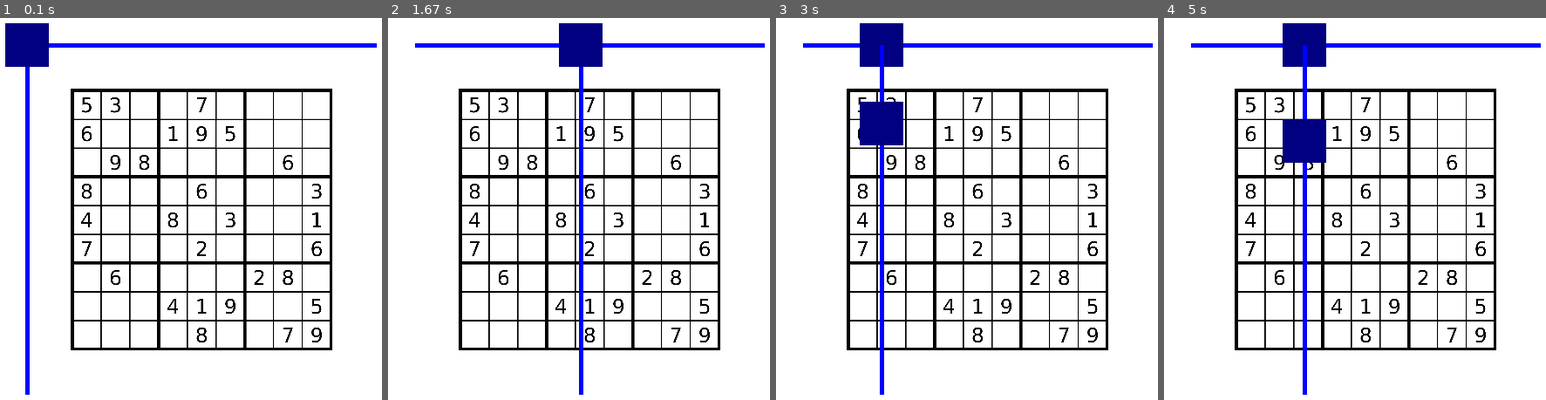
Above: before the commit, frames 1-4 (left to right).
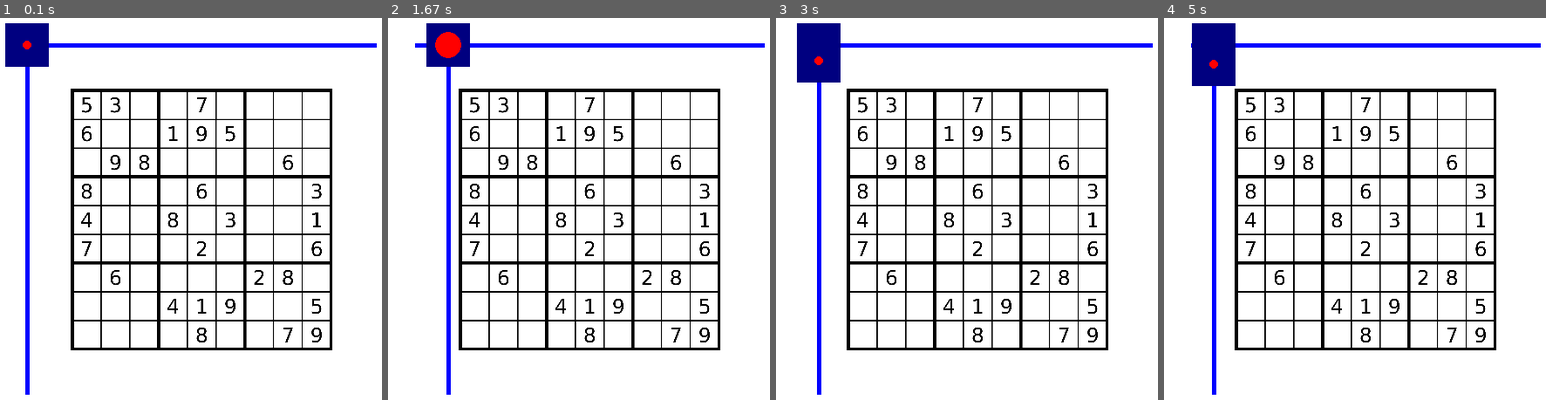
Above: after the commit, the same moments.

Repository: Filopodub/sudoku_solver_pygame
Game: pygame game, started from main.py
Same seed, same stepped clock (60 frames per second), same inputs: the game is played once before the commit and once after it.
Inputs:
- Up to frame 1 (0.1 s): no input
- Up to frame 2 (1.67 s): tap Space at 0.33, 0.73, 1.03, 1.23, 1.57 s; hold Right 0.67-1.13 s; hold Up 1.17-1.47 s; hold Right from 1.5 s (still down)
- Up to frame 3 (3 s): tap Space at 1.87, 2.07, 2.37, 2.63, 2.97 s; release Right at 1.97 s; hold Left 2-2.53 s; hold Down 2.57-2.87 s; hold Left from 2.9 s (still down)
- Up to frame 4 (5 s): tap Space at 3.27, 3.4, 3.8, 4.1, 4.47, 4.87 s; release Left at 3.3 s; hold Up 3.33-3.7 s; hold Right 3.73-4.37 s; hold Down 4.4-4.77 s; hold Left from 4.8 s (still down)

The runs differ from the first frame. In frame 1, less than 0.1% of the frame differs, in the area x 5-9%, y 5-9%; in frame 2, 4.6%; in frame 3, 6.2%; in frame 4, 6.2%, in the area x 7-43%, y 1-99%.

Commit message:
1.1 pen_color_read

Diff:
--- a/main.py
+++ b/main.py
@@ -1,6 +1,7 @@
 import pygame
 from motorx import Motorx
 from motory import Motory
+from pen import Pen
 
 # Setup display
 pygame.init()
@@ -22,9 +23,10 @@
 
 motorx = Motorx()
 motory = Motory(motorx.x)
+pen = Pen(motorx.x, motory.y)
 
 # Movement speed
-move_speed = 5
+move_speed = 1
 
 while run:
     clock.tick(FPS)
@@ -32,9 +34,9 @@
     for event in pygame.event.get():
         if event.type == pygame.QUIT:
             run = False
-        if event.type == pygame.MOUSEBUTTONDOWN:
-            pos = pygame.mouse.get_pos()
-            print(pos)
+        if event.type == pygame.KEYDOWN:
+            if event.key == pygame.K_SPACE:
+                pen.toggle_active()  # Toggle pen activation on spacebar press
 
     # Get keys pressed for continuous movement
     keys = pygame.key.get_pressed()
@@ -54,12 +56,22 @@
     # Ensure Motory always has the same x coordinate as Motor
     motory.x = motorx.x
 
+    # Update Pen's position to match MotorX and Motory
+    pen.update_position(motorx.x, motory.y)
+
+    # Fill the window with white before drawing
     win.fill(WHITE)
-    # Blit the sudoku image onto the window
+
+    # Read the color at the pen's position and print it
     win.blit(sudoku_img, (100, 100))
+    pen_color = pen.read(win)
+    print(f"Color: {'White' if pen_color == 0 else 'Black' if pen_color == 1 else 'Other'}")
 
+    # Draw everything
     motorx.draw(win)
     motory.draw(win)
+    pen.draw(win)
+
 
     # Update the display
     pygame.display.update()
--- /dev/null
+++ b/pen.py
@@ -0,0 +1,37 @@
+import pygame
+
+WHITE = (255, 255, 255)
+BLACK = (0, 0, 0)
+RED = (255, 0, 0)
+
+class Pen:
+    def __init__(self, x, y):
+        """Initializes the pen at the same x and y position as Motor and Motory."""
+        self.x = x
+        self.y = y
+        self.radius = 5
+        self.active = False
+
+    def toggle_active(self):
+        """Toggles the pen's active state when the spacebar is pressed."""
+        self.active = not self.active
+        self.radius = 15 if self.active else 5  # Change radius when active
+
+    def draw(self, win):
+        """Draws the pen as a circle with the current radius."""
+        pygame.draw.circle(win, RED, (self.x, self.y), self.radius)
+
+    def update_position(self, x, y):
+        """Updates the position of the pen to match Motor and Motory."""
+        self.x = x
+        self.y = y
+
+    def read(self, surface):
+        """Reads the color at the current pen position on the given surface (sudoku image area)."""
+        color = surface.get_at((self.x, self.y))[:3]  # Get the RGB value of the pixel
+        if color == WHITE:
+            return 0  # White
+        elif color == BLACK:
+            return 1  # Black
+        else:
+            return -1  # For colors other than white or black
